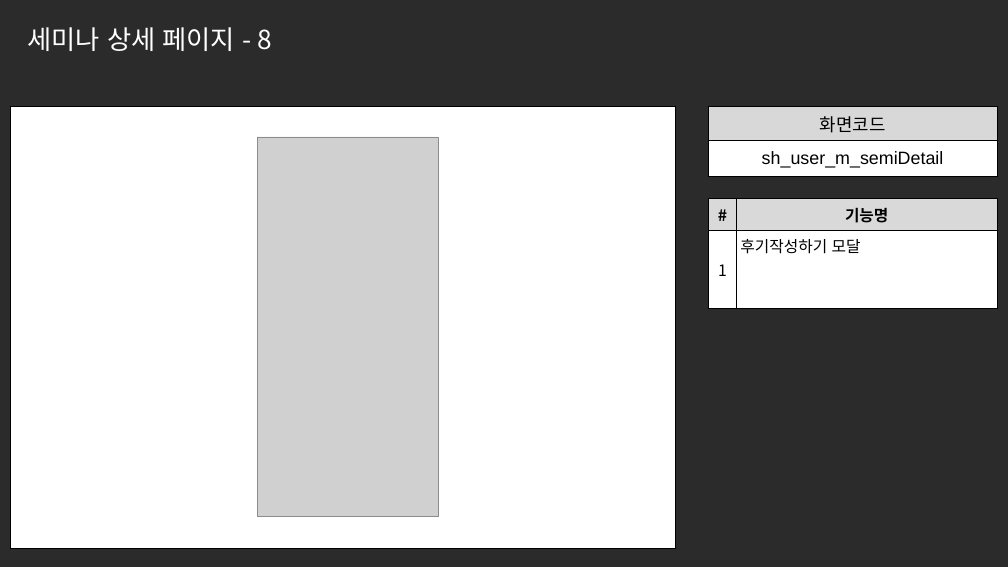
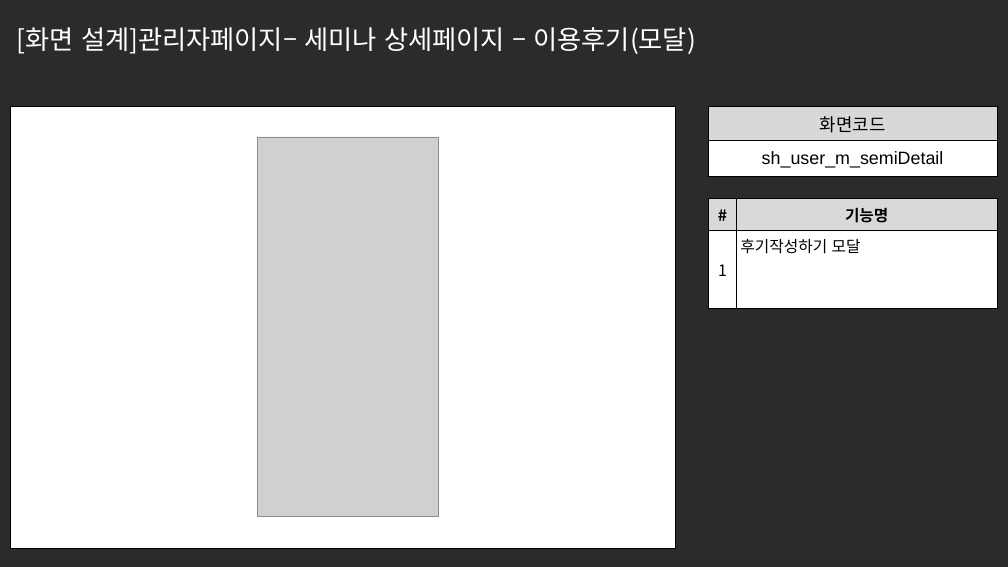
Before and after one commit to ezenteam2/e-Zone, a slide deck: slide 17 of 0 발표용 파워포인트/project05 - 파워포인트 종합 - 서희.pptx. Drawn at 1008x567 pixels with LibreOffice and Linux fonts; fonts in the diff are those of the drawing; grey boxes stand for pictures; background and template pictures are left out; a plain dark background stands for a picture behind light text. Boxes give left, top, right and bottom in pixels: in the first picture for what was removed or moved away, otherwise in the second. Text is boxed around its words. In the diff, an @@ line names an element or a change of style, - is before the commit and + after.

```diff
--- a/0 발표용 파워포인트/project05 - 파워포인트 종합 - 서희.pptx
+++ b/0 발표용 파워포인트/project05 - 파워포인트 종합 - 서희.pptx
@@ text at [17,27,696,54]: text changed @@
-세미나 상세 페이지 - 8
+[화면 설계]관리자페이지– 세미나 상세페이지 – 이용후기(모달)
```
Also in this commit, not shown: 28 other slides changed, 1 slide removed.
